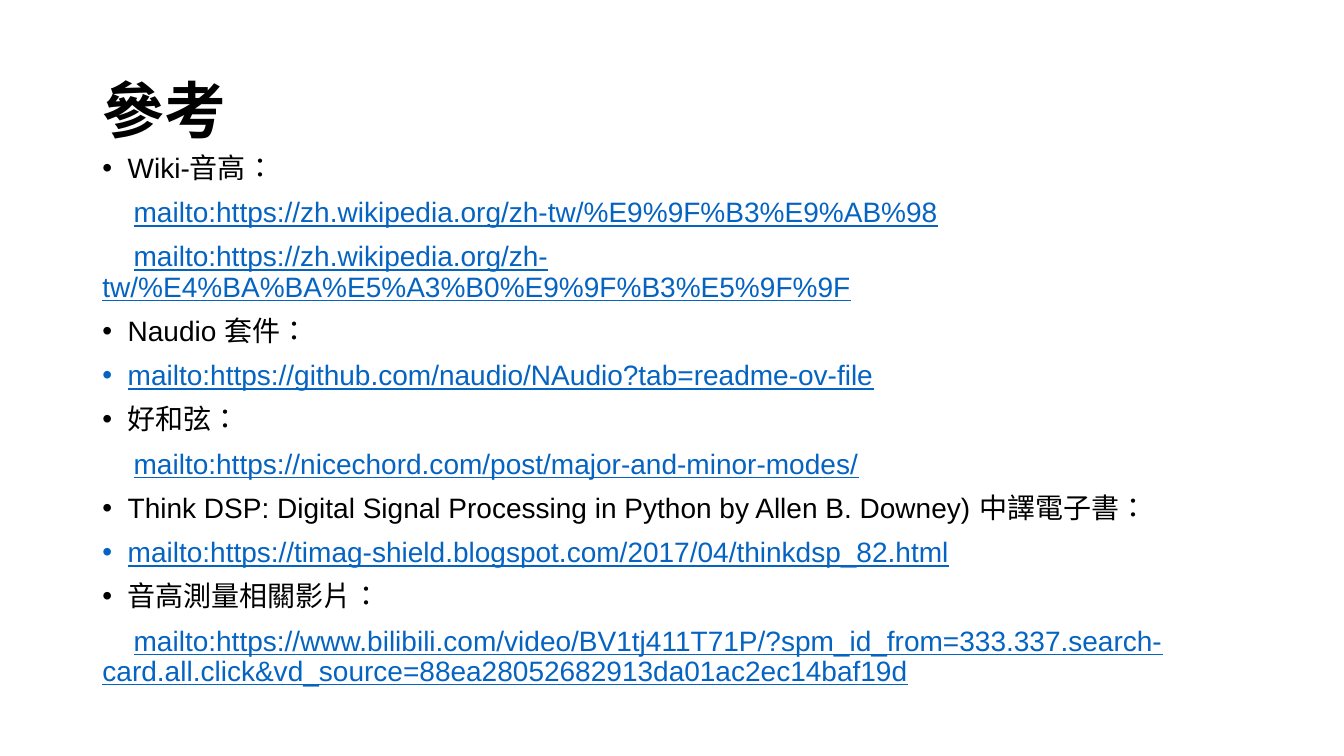
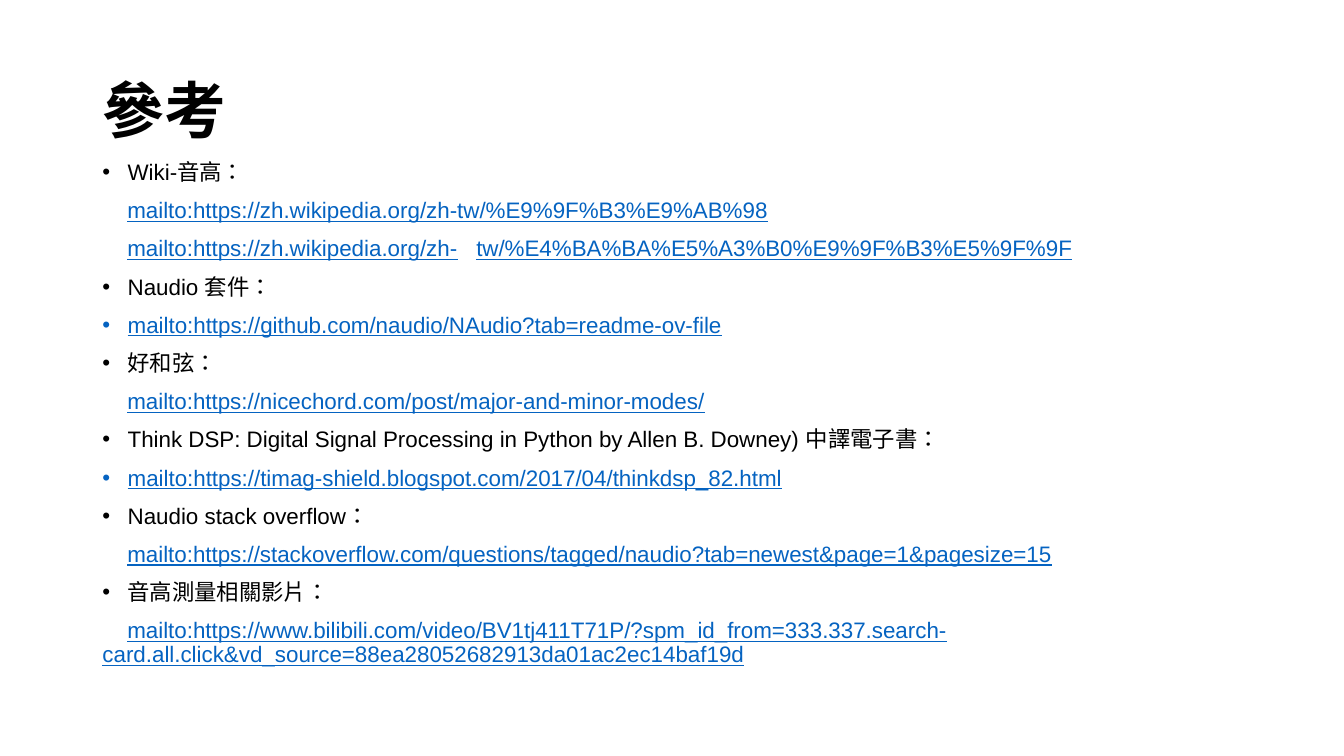
Before and after one commit to HowardYuuu/TunerWinForm, a slide deck: slide 13 of 1224報告_NAudio.pptx. Drawn at 1344x756 pixels with LibreOffice and Linux fonts; fonts in the diff are those of the drawing. Boxes give left, top, right and bottom in pixels: in the first picture for what was removed or moved away, otherwise in the second. Text is boxed around its words. In the diff, an @@ line names an element or a change of style, - is before the commit and + after.

```diff
--- a/1224報告_NAudio.pptx
+++ b/1224報告_NAudio.pptx
@@ text at bbox=[102, 162, 1072, 667]: size 20 to 16 pt in "Wiki-音高：", "mailto:https://zh.wikipedia.org/zh-tw/%E9%9F%B3%E9%AB%98", "mailto:https://zh.wikipedia.org/zh- tw/%E4%BA%BA%E5%A3%B0%E9 ...", "Naudio 套件：" and 7 more places @@
@@ text at bbox=[127, 507, 1051, 567]: paragraphs added @@
+• Naudio stack overflow：
+mailto:https://stackoverflow.com/questions/tagged/naudio?tab=newest&page=1&pagesize=15
```
Also in this commit, not shown: 4 other slides changed, 1 other file.
